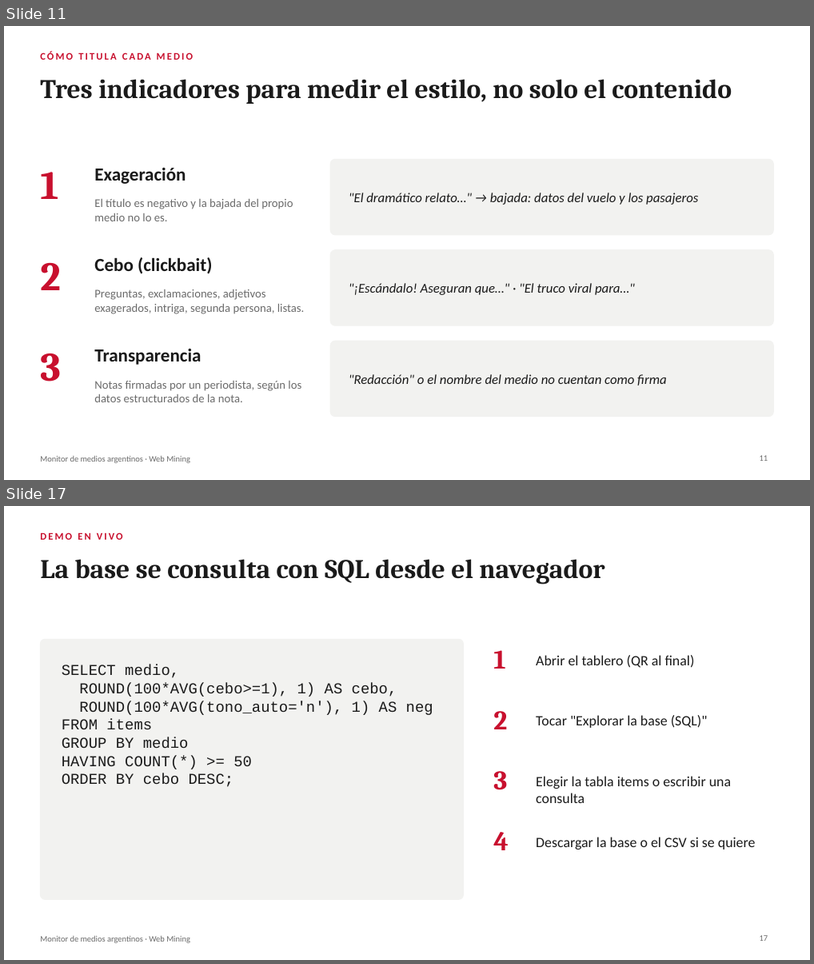
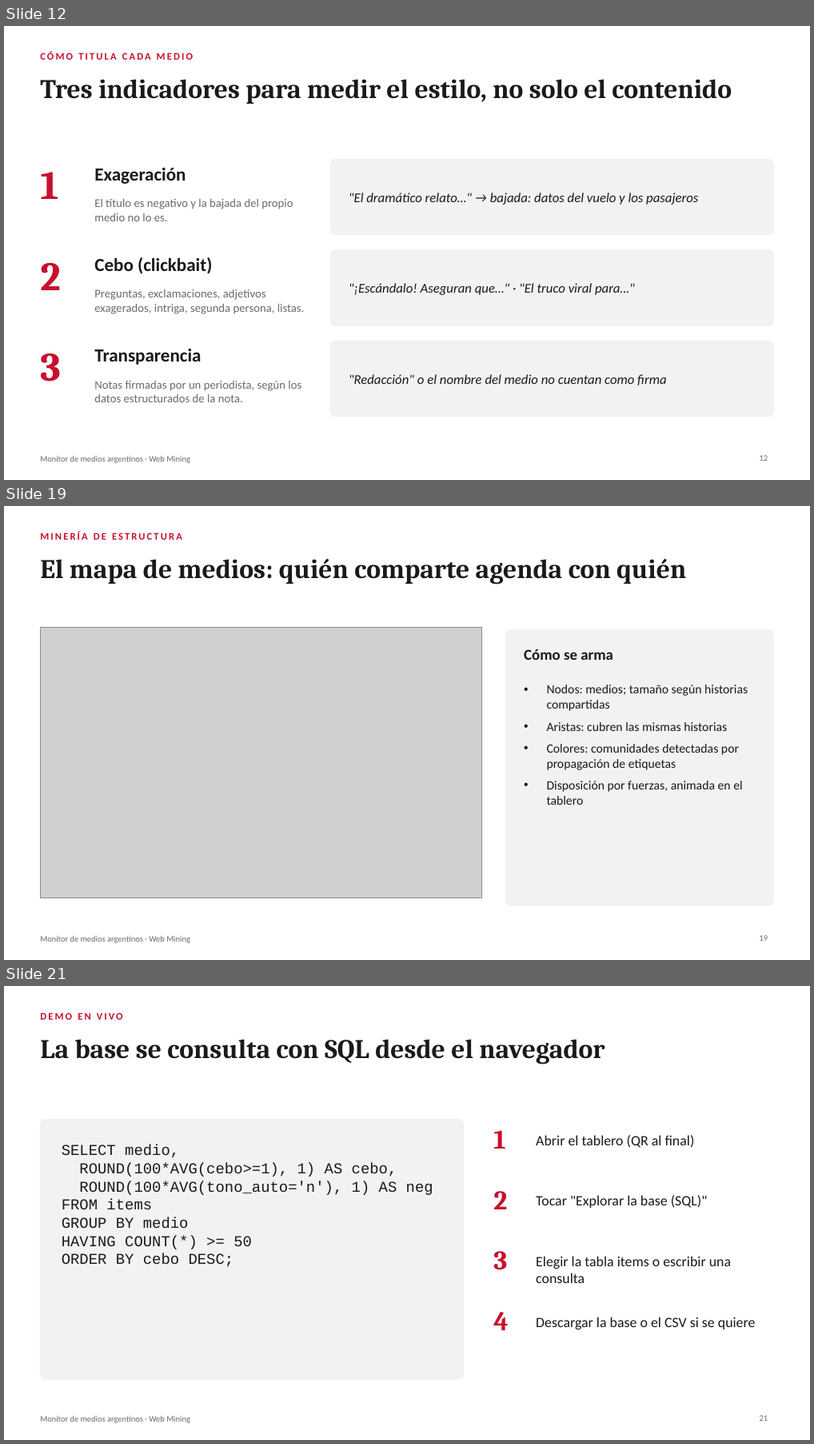
Before and after one commit to miguegarrone-blip/Web-Mining, a slide deck: docs/presentacion-tp.pptx. Shown one above the other, each under a label of ours: slides 11 and 17 before the commit, slides 12, 19 and 21 after it; the slides between them are not shown. The pictures are 814x964 and 814x1444 pixels, drawn with LibreOffice and Linux fonts; fonts in the diff are those of the drawing; grey boxes stand for pictures. Boxes give left, top, right and bottom in pixels: in the first picture for what was removed or moved away, otherwise in the second. Text is boxed around its words. In the diff, an @@ line names an element or a change of style, - is before the commit and + after.

```diff
--- a/docs/presentacion-tp.pptx
+++ b/docs/presentacion-tp.pptx
@@ slide 19 added at <box>4,506,810,960</box>, background #FFFFFF; not listed: 1 template element that a slide beside it also shows @@
@@ text added at <box>40,532,182,540</box>, 12 pt, text #C8102E, bold @@
+MINERÍA DE ESTRUCTURA
@@ title added at <box>40,559,686,584</box>, 32 pt, text #1A1A1A, bold @@
+El mapa de medios: quién comparte agenda con quién
@@ picture added at <box>40,627,482,897</box> @@
@@ rounded rectangle added at <box>506,630,774,905</box>, fill #F2F2F0, outline #F2F2F0 1 pt @@
@@ text added at <box>524,649,614,660</box>, 18 pt, text #1A1A1A, bold @@
+Cómo se arma
@@ text added at <box>547,684,748,804</box>, 15 pt, text #1A1A1A @@
+• Nodos: medios; tamaño según historias compartidas
+• Aristas: cubren las mismas historias
+• Colores: comunidades detectadas por propagación de etiquetas
+• Disposición por fuerzas, animada en el tablero
@@ page number added at <box>760,935,769,940</box>, 10 pt, text #6B6B6B @@
+19
@@ what was slide 11 is now slide 12 @@
@@ what was slide 17 is now slide 21 @@
@@ page number at <box>760,1415,769,1420</box>: text changed @@
-17
+21
```
Also in this commit, not shown: 9 slides changed, 3 other slides added, 12 other files.
